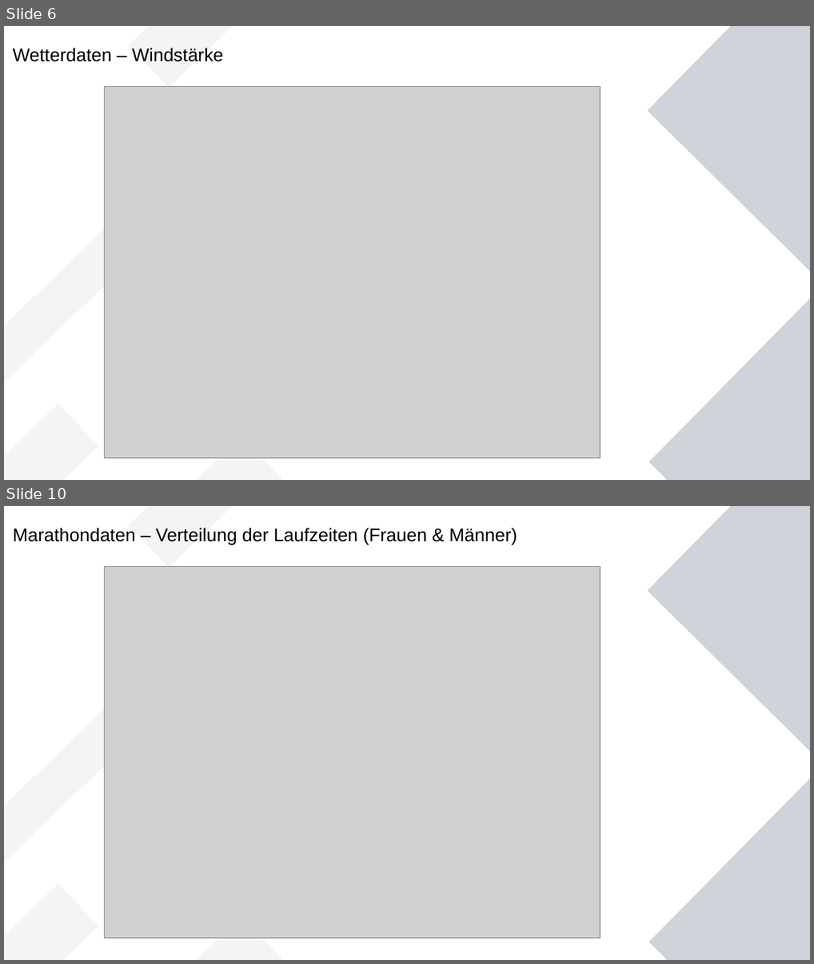
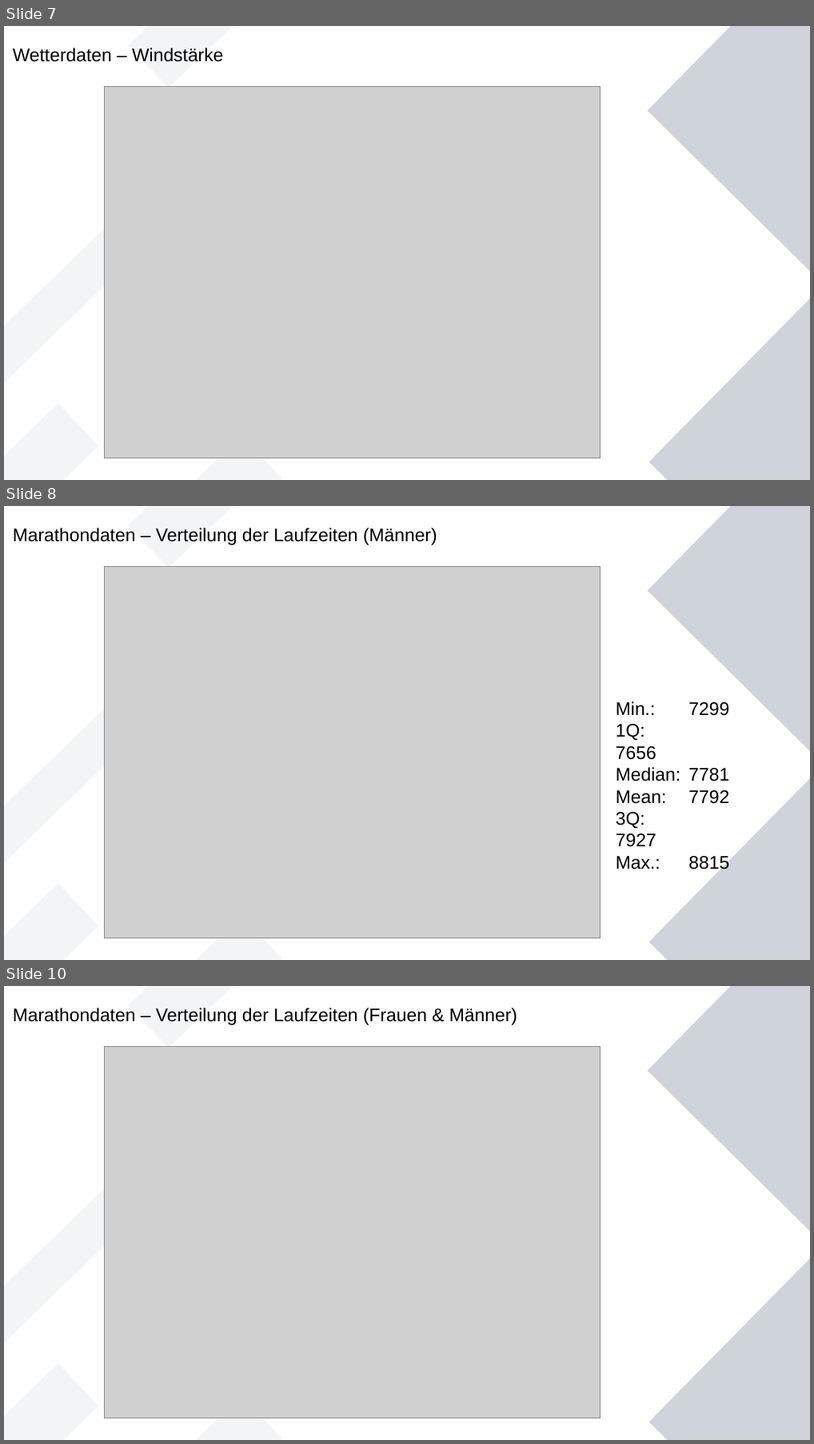
Before and after one commit to Wade-Sys/wma, a slide deck: analyse/Erste_Analysen.odp. Shown one above the other, each under a label of ours: slides 6 and 10 before the commit, slides 7, 8 and 10 after it; the slides between them are not shown. The pictures are 814x964 and 814x1444 pixels, drawn with LibreOffice and Linux fonts; fonts in the diff are those of the drawing; grey boxes stand for pictures. Boxes give left, top, right and bottom in pixels: in the first picture for what was removed or moved away, otherwise in the second. Text is boxed around its words. In the diff, an @@ line names an element or a change of style, - is before the commit and + after.

```diff
--- a/analyse/Erste_Analysen.odp
+++ b/analyse/Erste_Analysen.odp
@@ slide 8 added at (4,506,810,960), background #FFFFFF; not listed: 6 template elements that a slide beside it also shows @@
@@ title added at (13,528,438,545), 18 pt, text #000000 @@
+Marathondaten – Verteilung der Laufzeiten (Männer)
@@ picture added at (105,567,600,939) @@
@@ text added at (616,701,730,873), 18 pt, text #000000 @@
+Min.: 7299
+1Q: 7656
+Median: 7781
+Mean: 7792
+3Q: 7927
+Max.: 8815
@@ what was slide 6 is now slide 7 @@
```
Also in this commit, not shown: 2 slides changed, 9 other slides added, 12 other files.
